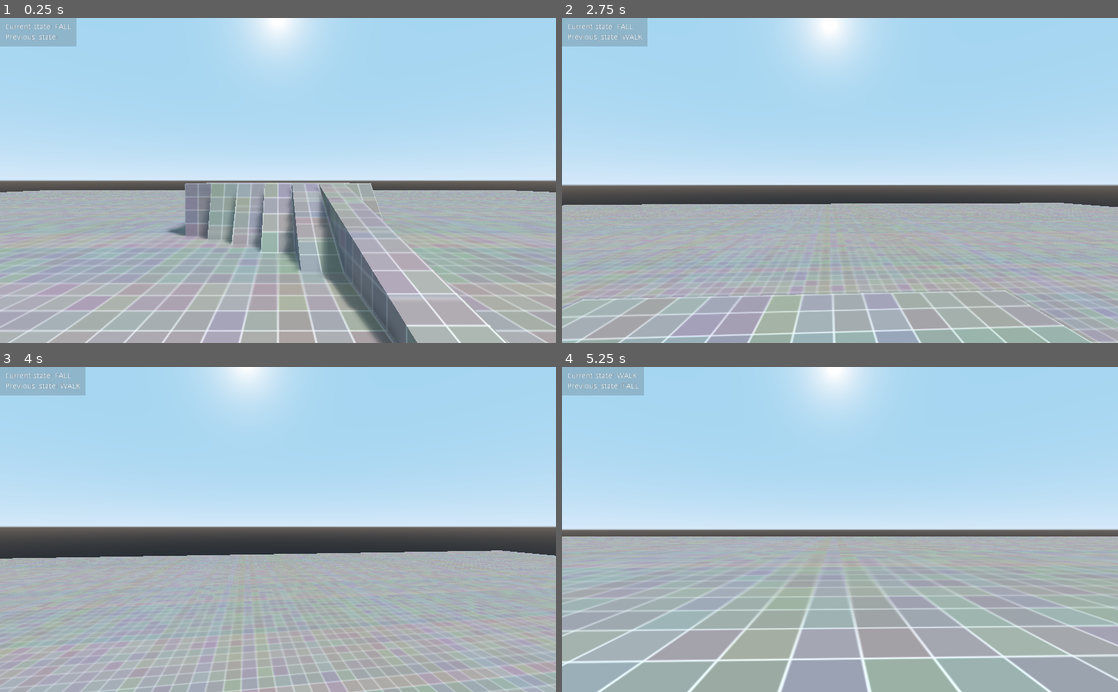
Above: before the commit, frames 1-4 (two rows, left to right).
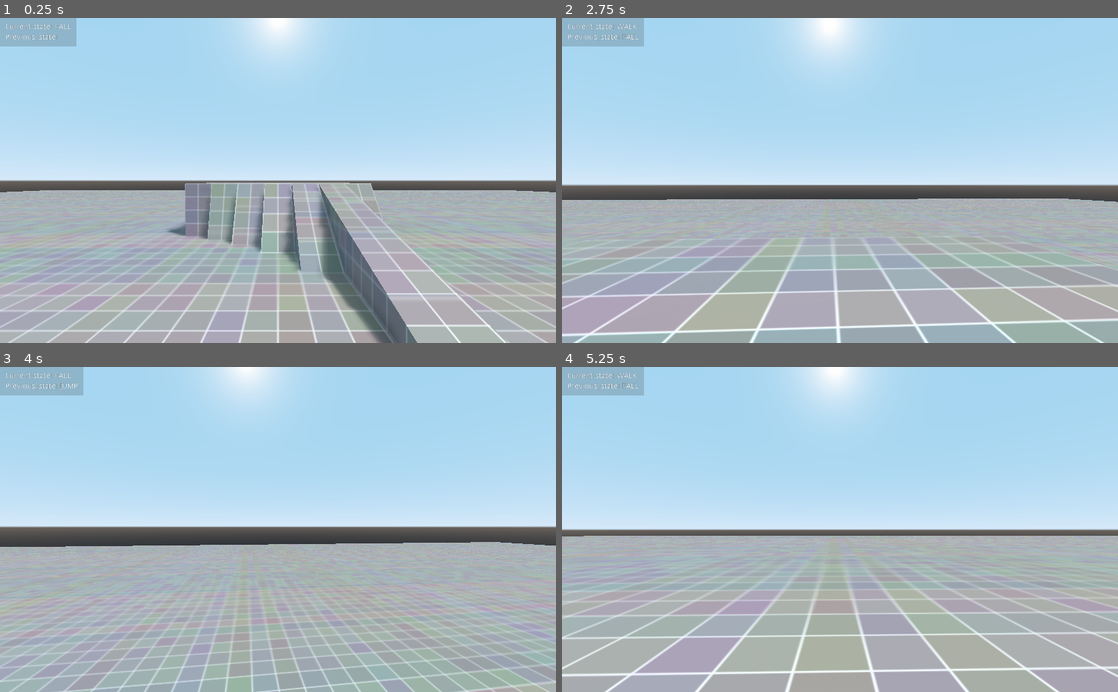
Above: after the commit, the same moments.

Repository: QuentinDaveau/FpsTest
Game: Godot game, scene res://assets/maps/TestWorld.tscn
Two runs of this game, one before a commit and one after it. Both use one fixed random seed, a clock stepped at 60 frames per second and the inputs below.
Inputs (mouse positions are in pixels of both pictures, inside the frame that each line leads up to):
- Up to frame 1 (0.25 s): no input
- Up to frame 2 (2.75 s): tap Enter at 0.5 s; move the mouse to (867, 180) at 0.52 s; hold Up (ui_up) from 0.53 s (still down); tap Space (ui_select) at 0.77, 1.52 s; move the mouse to (812, 180) at 1.27 s; move the mouse to (851, 174) at 2.02 s
- Up to frame 3 (4 s): keep holding Up (ui_up); move the mouse to (272, 536) at 2.77 s; tap Space (ui_select) at 3.02, 3.77 s; move the mouse to (316, 532) at 3.52 s
- Up to frame 4 (5.25 s): keep holding Up (ui_up); move the mouse to (795, 526) at 4.27 s; tap Space (ui_select) at 4.52 s; move the mouse to (845, 529) at 5.02 s

The runs differ from the first frame. In frame 2, 8.7% of the frame differs, in the area x 0-100%, y 0-100%; in frame 3, 8.9%; in frame 4, 8.7%.

Commit message:
Add debug 3DLabel and get inventory in working state

Diff:
--- a/assets/maps/TestWorld.tscn
+++ b/assets/maps/TestWorld.tscn
@@ -1,7 +1,8 @@
-[gd_scene load_steps=5 format=2]
+[gd_scene load_steps=6 format=2]
 
 [ext_resource path="res://assets/prototyping/block/Block.tscn" type="PackedScene" id=1]
 [ext_resource path="res://src/player_logic/player_spawner/player_spawner.gd" type="Script" id=2]
+[ext_resource path="res://src/in_world_logic/pickable/pickable.gd" type="Script" id=3]
 
 [sub_resource type="ProceduralSky" id=1]
 
@@ -53,3 +54,9 @@
 [node name="PlayerSpawner" type="Spatial" parent="."]
 transform = Transform( 1, 0, 0, 0, 1, 0, 0, 0, 1, 0, 2.72603, 14.5231 )
 script = ExtResource( 2 )
+
+[node name="Pickable" type="Spatial" parent="."]
+transform = Transform( 1, 0, 0, 0, 1, 0, 0, 0, 1, 17.4762, 0, -8.20283 )
+script = ExtResource( 3 )
+type = 7
+amount = 999
--- a/data/item_db.gd
+++ b/data/item_db.gd
@@ -26,16 +26,19 @@
 
 
 
-var ITEM_DATA := {
-	TYPE.RIFLE: ItemProperties.new(GROUP.WEAPON, 1, true, ""),
-	TYPE.SHOTGUN: ItemProperties.new(GROUP.WEAPON, 1, true, ""),
-	TYPE.SNIPER: ItemProperties.new(GROUP.WEAPON, 1, true, ""),
-	TYPE.PISTOL: ItemProperties.new(GROUP.WEAPON, 1, true, ""),
-	TYPE.RIFLE_AMMO: ItemProperties.new(GROUP.AMMO, 99, false, ""),
-	TYPE.SHOTGUN_AMMO: ItemProperties.new(GROUP.AMMO, 99, false, ""),
-	TYPE.SNIPER_AMMO: ItemProperties.new(GROUP.AMMO, 99, false, ""),
-	TYPE.PISTOL_AMMO: ItemProperties.new(GROUP.AMMO, 99, false, ""),
-}
+# TEMP: Very dirty, to be able to use the item data list like a static variable
+static func get_item_data(item_type: int) -> ItemProperties:
+	var items_data := {
+	TYPE.RIFLE: ItemProperties.new(GROUP.WEAPON, 1, true, "res://assets/prototyping/block/Block.tscn"),
+	TYPE.SHOTGUN: ItemProperties.new(GROUP.WEAPON, 1, true, "res://assets/prototyping/block/Block.tscn"),
+	TYPE.SNIPER: ItemProperties.new(GROUP.WEAPON, 1, true, "res://assets/prototyping/block/Block.tscn"),
+	TYPE.PISTOL: ItemProperties.new(GROUP.WEAPON, 1, true, "res://assets/prototyping/block/Block.tscn"),
+	TYPE.RIFLE_AMMO: ItemProperties.new(GROUP.AMMO, 99, false, "res://assets/prototyping/block/Block.tscn"),
+	TYPE.SHOTGUN_AMMO: ItemProperties.new(GROUP.AMMO, 99, false, "res://assets/prototyping/block/Block.tscn"),
+	TYPE.SNIPER_AMMO: ItemProperties.new(GROUP.AMMO, 99, false, "res://assets/prototyping/block/Block.tscn"),
+	TYPE.PISTOL_AMMO: ItemProperties.new(GROUP.AMMO, 99, false, "res://assets/prototyping/block/Block.tscn"),
+	}
+	return items_data.get(item_type)
 
 
 
--- a/project.godot
+++ b/project.godot
@@ -39,6 +39,16 @@
 "language": "GDScript",
 "path": "res://src/item_logic/inventory/container/data_container.gd"
 }, {
+"base": "Inventory",
+"class": "ExpandingInventory",
+"language": "GDScript",
+"path": "res://src/item_logic/inventory/expanding_inventory.gd"
+}, {
+"base": "Slot",
+"class": "GroupSlot",
+"language": "GDScript",
+"path": "res://src/item_logic/inventory/slot/group_slot.gd"
+}, {
 "base": "Node",
 "class": "InputListener",
 "language": "GDScript",
@@ -69,6 +79,11 @@
 "language": "GDScript",
 "path": "res://data/item_db.gd"
 }, {
+"base": "Sprite3D",
+"class": "Label3D",
+"language": "GDScript",
+"path": "res://src/debug/label_3D.gd"
+}, {
 "base": "Node",
 "class": "Logger",
 "language": "GDScript",
@@ -104,6 +119,11 @@
 "language": "GDScript",
 "path": "res://src/player_logic/movement_state_machine/movement_state/movement_transition_conditional.gd"
 }, {
+"base": "Spatial",
+"class": "Pickable",
+"language": "GDScript",
+"path": "res://src/in_world_logic/pickable/pickable.gd"
+}, {
 "base": "Character",
 "class": "Player",
 "language": "GDScript",
@@ -124,15 +144,15 @@
 "language": "GDScript",
 "path": "res://src/engine/utility/physics/raycaster.gd"
 }, {
-"base": "Inventory",
-"class": "RestrictedInventory",
-"language": "GDScript",
-"path": "res://src/item_logic/inventory/restricted_inventory.gd"
-}, {
 "base": "Object",
 "class": "Slot",
 "language": "GDScript",
 "path": "res://src/item_logic/inventory/slot/slot.gd"
+}, {
+"base": "Slot",
+"class": "TypeSlot",
+"language": "GDScript",
+"path": "res://src/item_logic/inventory/slot/type_slot.gd"
 } ]
 _global_script_class_icons={
 "CameraBehavior": "",
@@ -141,12 +161,15 @@
 "Character": "",
 "CharacterController": "",
 "DataContainer": "",
+"ExpandingInventory": "",
+"GroupSlot": "",
 "InputListener": "",
 "InstanceContainer": "",
 "Inventory": "",
 "Item": "",
 "ItemContainer": "",
 "ItemDB": "",
+"Label3D": "",
 "Logger": "",
 "MovementAction": "",
 "MovementState": "",
@@ -154,12 +177,13 @@
 "MovementStateMachine": "",
 "MovementTransition": "",
 "MovementTransitionConditional": "",
+"Pickable": "",
 "Player": "",
 "PlayerController": "",
 "PlayerSpawner": "res://resources/editor/custom_classes_icons/player_spawner.svg",
 "Raycaster": "",
-"RestrictedInventory": "",
-"Slot": ""
+"Slot": "",
+"TypeSlot": ""
 }
 
 [application]
--- a/src/character/character.gd
+++ b/src/character/character.gd
@@ -19,3 +19,8 @@
 
 func get_controller() -> CharacterController:
 	return _controller
+
+
+
+func get_inventory() -> Inventory:
+	return _inventory
--- a/src/character/character_controller/character_controller.gd
+++ b/src/character/character_controller/character_controller.gd
@@ -25,7 +25,7 @@
 
 # Have to wait readu() to initialize the caster, otherwise the character has no world yet
 func _on_target_ready() -> void:
-	_raycaster = Raycaster.new(_target_character.get_world(), _collider_shape.shape if _collider_shape else [])
+	_raycaster = Raycaster.new(_target_character.get_world(), [_collider_shape.shape] if _collider_shape else [])
 	_collider_shape = _get_shape_info()
 
 
--- /dev/null
+++ b/src/debug/label_3D.gd
@@ -0,0 +1,30 @@
+extends Sprite3D
+class_name Label3D
+
+
+var _viewport: Viewport
+var _label: Label
+
+
+func _init() -> void:
+	_viewport = Viewport.new()
+	_label = Label.new()
+	add_child(_viewport)
+	_viewport.add_child(_label)
+
+	_label.rect_scale = Vector2.ONE * 2.0
+
+	texture = _viewport.get_texture()
+	_viewport.render_target_v_flip = true
+	_viewport.transparent_bg = true
+	billboard = SpatialMaterial.BILLBOARD_ENABLED
+
+
+
+func _physics_process(delta: float) -> void:
+	_viewport.size = _label.rect_size * _label.rect_scale
+
+
+
+func set_text(text: String) -> void:
+	_label.text = text
--- a/src/engine/service/services/debug/logger.gd
+++ b/src/engine/service/services/debug/logger.gd
@@ -16,11 +16,11 @@
 
 
 
-func output(log_level: int, src_node: Node, message: String) -> void:
+func output(log_level: int, src: Object, message: String) -> void:
 	var timed_message = ""
 	timed_message += String(Engine.get_frames_drawn()) + "f, "
 	timed_message += String(OS.get_ticks_msec() / 1000.0) + "s, "
-	timed_message += src_node.name + ": "
+	timed_message += (src.name if src is Node else src.get_class()) + ": "
 	timed_message += message
 	match log_level:
 		LEVEL.INFO:
--- a/src/engine/service/services/item.gd
+++ b/src/engine/service/services/item.gd
@@ -18,9 +18,9 @@
 
 
 func generate(container_type: int, amount: int = 1) -> ItemContainer:
-	if not ItemDB.ID.has(container_type):
+	if not ItemDB.TYPE.values().has(container_type):
 		return null
-	var properties: ItemDB.ItemProperties = ItemDB.ITEM_DATA.get(container_type)
+	var properties: ItemDB.ItemProperties = ItemDB.get_item_data(container_type)
 	var container := _create_container(container_type, properties, _get_instance(properties.class_path), amount)
 	return container
 
--- a/src/in_world_logic/pickable/pickable.gd
+++ b/src/in_world_logic/pickable/pickable.gd
@@ -1,8 +1,47 @@
-extends RigidBody
+extends Spatial
+class_name Pickable
+
+"""
+Quick and dirty pickable test class
+"""
+
+export(ItemDB.TYPE) var type: int
+export(int, 0, 999) var amount: int = 1
+
+var _inventory: Inventory
+var _label: Label3D
+var _slot: Slot
 
 
-var _inventory: Inventory
+func _enter_tree() -> void:
+	# TEMP: The inventory data will later come from a centralized data class which will generate the inventory.
+	# Put here for now just for tests
+	_slot = Slot.new(amount)
+	_slot.add(Service.fetch(Service.TYPE.ITEM).generate(type, amount))
+	_inventory = Inventory.new([_slot])
+	_inventory.connect("updated", self, "_on_inventory_updated")
+
+	# Generation of the collision shape
+	var area := Area.new()
+	area.monitorable = false
+	area.connect("body_entered", self, "_on_body_enter")
+	add_child(area)
+	var shape := CollisionShape.new()
+	shape.shape = BoxShape.new()
+	area.add_child(shape)
+	_label = Label3D.new()
+	_label.set_text("TYPE: " + String(ItemDB.TYPE.keys()[type]) + "\nAMOUNT: " + String(amount))
+	add_child(_label)
+	_label.translate(Vector3.UP * 2)
 
 
-func _init() -> void:
-	_inventory = Inventory.new()
+
+func _on_body_enter(body: Node) -> void:
+	if body is Character and not _inventory.is_empty():
+		var character_inventory: Inventory = body.get_inventory()
+		_inventory.push_type_item(character_inventory)
+
+
+
+func _on_inventory_updated() -> void:
+	_label.set_text("TYPE: " + String(ItemDB.TYPE.keys()[type]) + "\nAMOUNT: " + String(_slot.get_amount()))
--- a/src/item_logic/inventory/container/item_container.gd
+++ b/src/item_logic/inventory/container/item_container.gd
@@ -41,3 +41,8 @@
 
 func get_group() -> int:
 	return _group
+
+
+
+func get_item() -> Object:
+	return _item
--- /dev/null
+++ b/src/item_logic/inventory/expanding_inventory.gd
@@ -0,0 +1,6 @@
+extends Inventory
+class_name ExpandingInventory
+
+"""
+Inventory that can expand indefinitely.
+"""
--- a/src/item_logic/inventory/inventory.gd
+++ b/src/item_logic/inventory/inventory.gd
@@ -2,27 +2,39 @@
 class_name Inventory
 
 """
-Class dedicated to store items (within Slot) and to manage the creation, addition
-and removal of thoses
+Class dedicated to store items (within Slot) and to manage transaction with
+other inventories.
 """
 
 
 signal added_slot(slot)
 signal removed_slot(slot)
+signal updated()
 
 
 # TODO: Possibility to change the array to dict of array, can be changed if needed (but adds extra complexity)
-var _slots: Array = []
-var _counter: int = -1
+var _slots: Array
+var _uid_counter: int = -1
+
+
+
+func _init(starting_slots: Array) -> void:
+	for slot in starting_slots:
+		_add_slot(slot)
 
 
 
 func receive_item(item: ItemContainer) -> ItemContainer:
-	var own_slot := _get_free_slot_for(item.get_type())
+	if not item:
+		Service.fetch(Service.TYPE.LOG).output(Logger.LEVEL.INFO, self, "Received null item !")
+		return null
+	var own_slot := _get_free_slot_for(item)
 	if not own_slot:
 		return item
 	var leftover := own_slot.add(item)
-	return _handle_leftover(leftover)
+	var handled_leftovers := _handle_leftover(leftover)
+	emit_signal("updated")
+	return handled_leftovers
 
 
 
@@ -31,6 +43,7 @@
 	if not target_slot:
 		return
 	_handle_returned_item(receiver_inventory.receive_item(target_slot.take(amount)))
+	emit_signal("updated")
 
 
 
@@ -40,15 +53,24 @@
 	var target_slot = _slots[0] if target_slot_type == -1 else _find_slot_from_type(target_slot_type)
 	if not target_slot:
 		return
-	_handle_returned_item(receiver_inventory.receive_item(target_slot.take(amount)))
+	_handle_returned_item(receiver_inventory.receive_item(target_slot.take(amount if amount != -1 else target_slot.get_amount())))
+	emit_signal("updated")
 
 
 
-func _get_free_slot_for(item_type: int) -> Slot:
+func is_empty() -> bool:
+	for slot in _slots:
+		if slot.has_item():
+			return false
+	return true
+
+
+
+func _get_free_slot_for(item: ItemContainer) -> Slot:
 	for own_slot in _slots:
-		if own_slot.can_receive(item_type):
+		if own_slot.can_receive(item):
 			return own_slot
-	return _handle_no_free_slot(item_type)
+	return _handle_no_free_slot(item.get_type())
 
 
 
@@ -69,8 +91,16 @@
 
 
 func _add_slot(slot: Slot) -> void:
+	slot.set_uid(_generate_uid())
 	_slots.append(slot)
 	slot.connect("emptied", self, "_on_slot_emptied", [slot])
+	emit_signal("added_slot", slot)
+
+
+
+func _generate_uid() -> int:
+	_uid_counter += 1
+	return _uid_counter
 
 
 
@@ -82,7 +112,7 @@
 
 # To be overridden
 func _handle_leftover(leftover: ItemContainer) -> ItemContainer:
-	return leftover
+	return receive_item(leftover)
 
 
 
@@ -93,5 +123,5 @@
 
 
 # TODO: See if we delete slots or not
-func _on_slot_empty(slot: Slot) -> void:
+func _on_slot_emptied(slot: Slot) -> void:
 	pass
--- a/src/item_logic/inventory/restricted_inventory.gd
+++ /dev/null
@@ -1,48 +0,0 @@
-extends Inventory
-class_name RestrictedInventory
-
-"""
-Inventory that has restrictions on certain types of slots.
-Can contain extra slots (of unlocked type), or not.
-"""
-
-
-var _restrictions: Array
-var _allow_unrestricted_slots: bool
-
-
-
-func _init(slots_restrictions: Array, allow_unrestricted_slots: bool = false) -> void:
-	_restrictions = slots_restrictions
-	_allow_unrestricted_slots = allow_unrestricted_slots
-
-
-
-func receive_item(slot: Slot, amount: int = -1, create_on_leftover: bool = true) -> int:
-	return 0
-
-
-
-func push_specific_item(receiver_inventory: Inventory, target_slot_uid: int, amount: int = -1) -> void:
-	pass
-
-
-
-func push_type_item(receiver_inventory: Inventory, target_slot_type: int = -1, amount: int = -1) -> void:
-	pass
-
-
-
-func _copy_slot(slot: Slot, add_to_self: bool = false) -> Slot:
-	return ._copy_slot(slot, add_to_self)
-
-
-
-func _get_restriction(slot: Slot) -> Item.SlotRestriction:
-	for restriction in _restrictions:
-		if restriction.is_group:
-			if restriction.type_or_group == slot.get_group():
-				return restriction
-		elif restriction.type_or_group == slot.get_type():
-			return restriction
-	return null
--- a/src/item_logic/inventory/slot/group_slot.gd
+++ b/src/item_logic/inventory/slot/group_slot.gd
@@ -1 +1,14 @@
-extends Node
+extends Slot
+class_name GroupSlot
+
+
+var _accepted_group: int
+
+
+func _init(accepted_group: int, max_amount: int).(max_amount) -> void:
+	_accepted_group = accepted_group
+
+
+
+func can_receive(item: ItemContainer) -> bool:
+	return item.get_group() == _accepted_group and not is_full() and (item.get_type() == _item.get_type() if _item else true)
--- a/src/item_logic/inventory/slot/slot.gd
+++ b/src/item_logic/inventory/slot/slot.gd
@@ -14,22 +14,21 @@
 
 
 
-var _uid: int
+var _uid: int = -1
 var _max_amount: int
 var _item: ItemContainer
 
 
 
-func _init(uid: int, max_amount: int) -> void:
+func _init(max_amount: int) -> void:
 	assert(max_amount > 0, "An inventory slot has to be able to contain at least one item!")
-	_uid = uid
 	_max_amount = max_amount
 
 
 
 # TODO: try to clean this mess
 func add(new_item: ItemContainer) -> ItemContainer:
-	if has_item() and _item.get_type() != new_item.get_type():
+	if not can_receive(new_item):
 		return new_item
 	var quantity_to_add := new_item.get_amount()
 	var leftover := 0
@@ -40,9 +39,12 @@
 		emit_signal("filled")
 	var old_item := _set_or_swap_item(new_item, new_amount)
 	emit_signal("added_amount", quantity_to_add - leftover, new_amount)
-	if old_item and leftover:
-		old_item.set_amount(leftover)
-		return old_item
+	if leftover:
+		if not old_item:
+			return _create_item(new_item.get_type(), leftover)
+		else:
+			old_item.set_amount(leftover)
+			return old_item
 	return null
 
 
@@ -68,6 +70,12 @@
 
 
 
+func set_uid(uid: int) -> void:
+	assert(_uid == -1 and uid >= 0)
+	_uid = uid
+
+
+
 func get_max_amount() -> int:
 	return _max_amount
 
@@ -83,8 +91,8 @@
 
 
 
-func can_receive(item_type: int) -> bool:
-	return not has_item() or (_item.get_type() == item_type and not is_full())
+func can_receive(item: ItemContainer) -> bool:
+	return not has_item() or (_item.get_type() == item.get_type() and not is_full())
 
 
 
@@ -94,7 +102,7 @@
 
 
 func has_item() -> bool:
-	return _item != null or not _item.is_queued_for_deletion()
+	return _item != null and not _item.is_queued_for_deletion()
 
 
 
--- a/src/item_logic/inventory/slot/type_slot.gd
+++ b/src/item_logic/inventory/slot/type_slot.gd
@@ -1 +1,14 @@
-extends Node
+extends Slot
+class_name TypeSlot
+
+
+var _accepted_type: int
+
+
+func _init(accepted_type: int, max_amount: int).(max_amount) -> void:
+	_accepted_type = accepted_type
+
+
+
+func can_receive(item: ItemContainer) -> bool:
+	return item.get_type() == _accepted_type and not is_full()
--- a/src/player_logic/player/player.gd
+++ b/src/player_logic/player/player.gd
@@ -11,6 +11,9 @@
 
 func _init() -> void:
 	register_controller(PlayerController.new(self))
+	# TEMP: The inventory data will later come from a centralized data class which will generate the inventory.
+	# Put here for now just for tests
+	register_inventory(Inventory.new([TypeSlot.new(ItemDB.TYPE.PISTOL_AMMO, 60), Slot.new(30)]))
 
 
 
